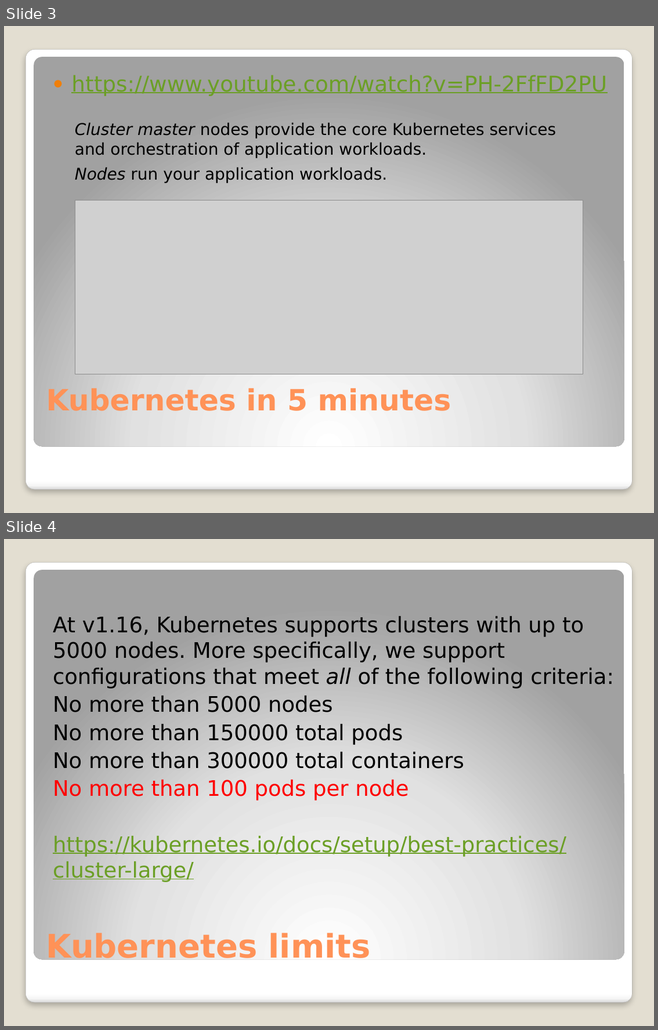
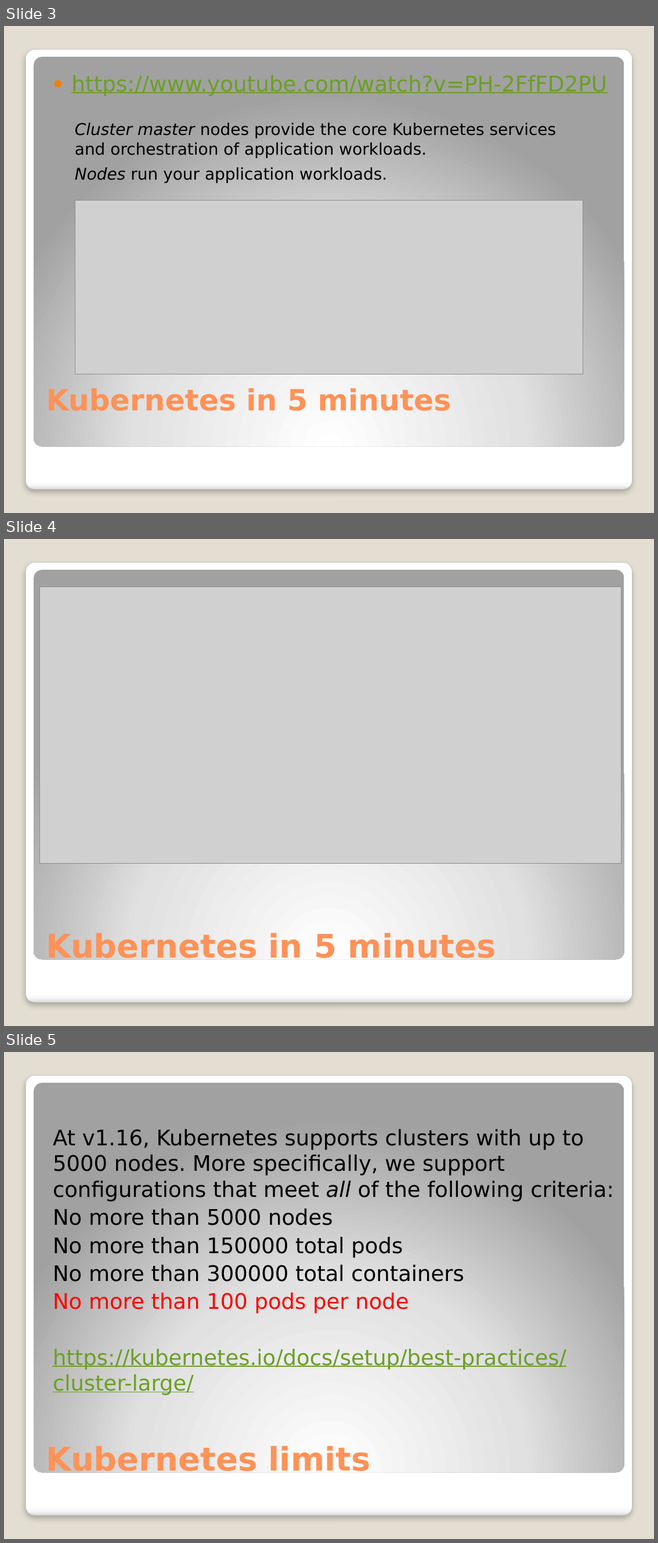
Before and after one commit to djkormo/k8s-AKS-primer, a slide deck: examples/atwar/presentation/Kubernetes at war on Azure.pptx. Shown one above the other, each under a label of ours: slides 3 and 4 before the commit, slides 3, 4 and 5 after it. The pictures are 658x1030 and 658x1543 pixels, drawn with LibreOffice and Linux fonts; fonts in the diff are those of the drawing; grey boxes stand for pictures. Boxes give left, top, right and bottom in pixels: in the first picture for what was removed or moved away, otherwise in the second. Text is boxed around its words. In the diff, an @@ line names an element or a change of style, - is before the commit and + after.

Commit message:
corrections of prezentation

```diff
--- a/examples/atwar/presentation/Kubernetes at war on Azure.pptx
+++ b/examples/atwar/presentation/Kubernetes at war on Azure.pptx
@@ slide 4 added at box(4, 539, 654, 1026), background #E3DED1; not listed: 2 template elements that a slide beside it also shows @@
@@ picture added at box(40, 587, 621, 864) @@
@@ title added at box(46, 931, 496, 960), 36 pt, text #FF9258, bold @@
+Kubernetes in 5 minutes
@@ what was slide 4 is now slide 5 @@
```
